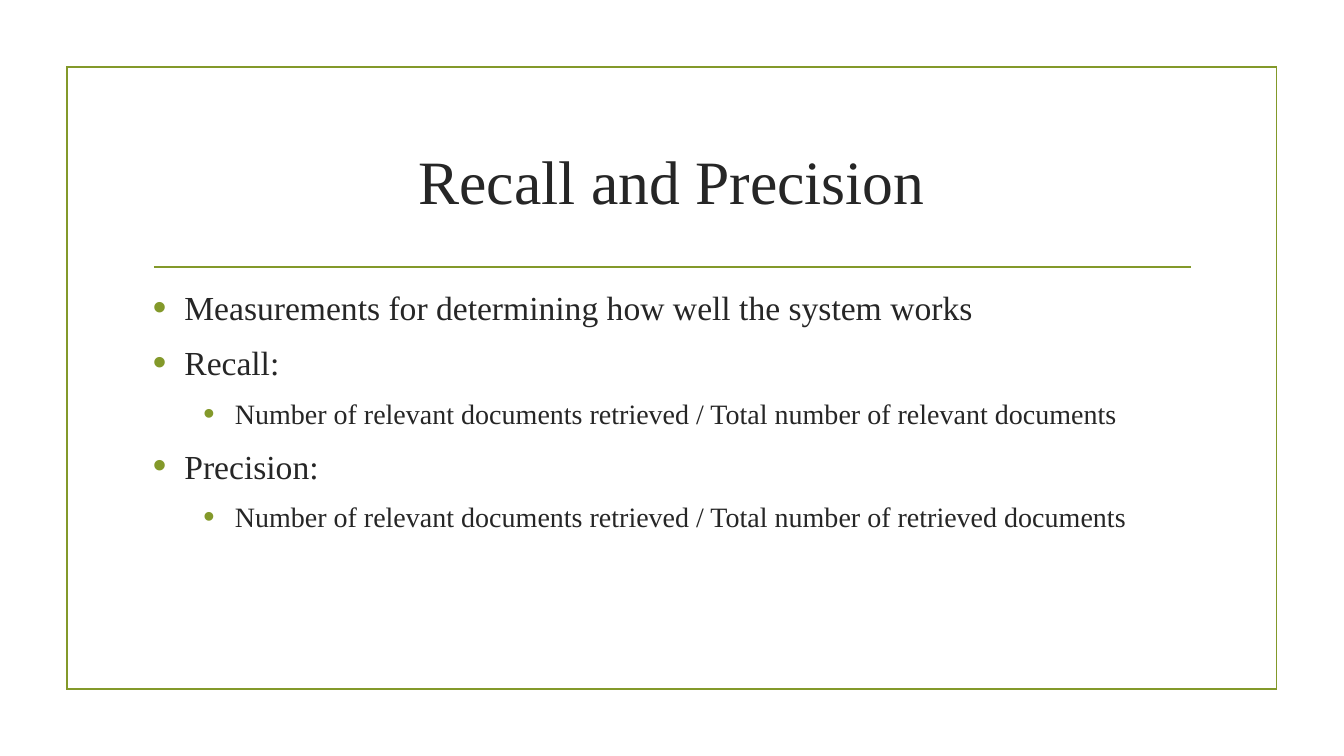
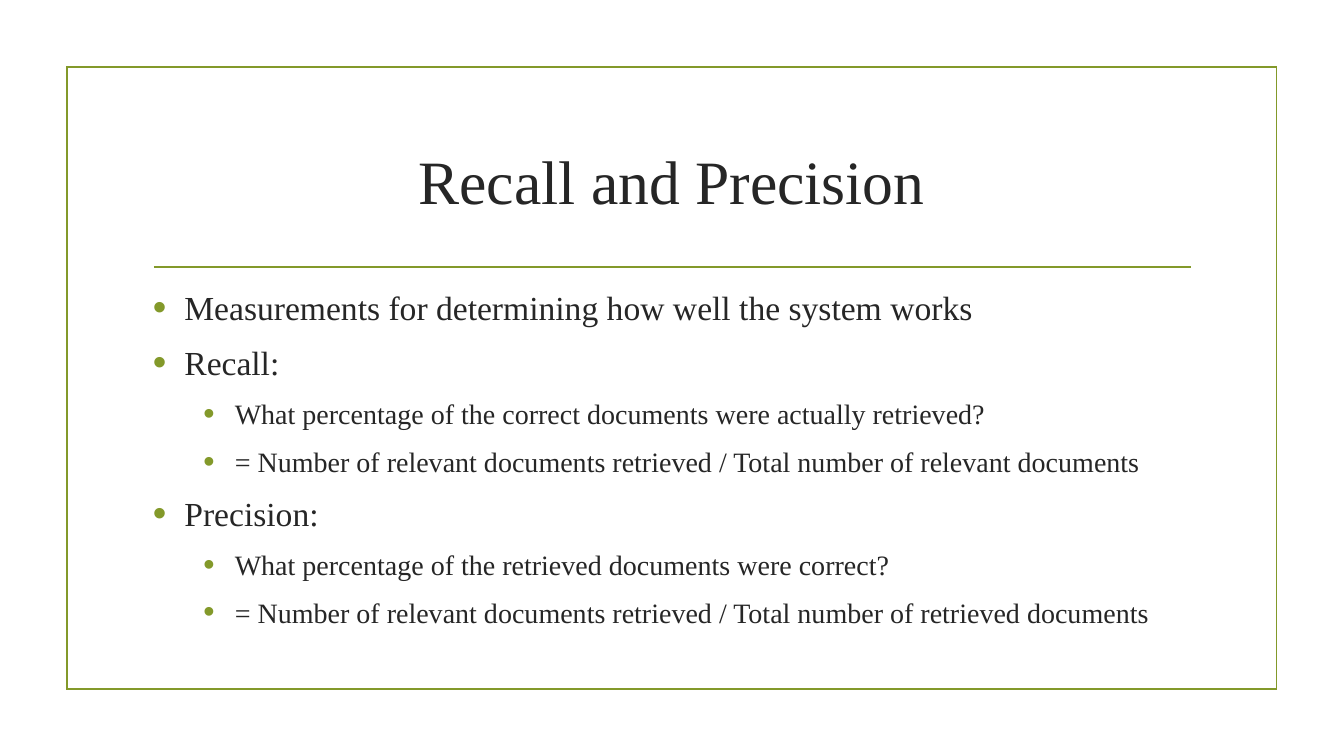
Before and after one commit to alidragon/Capstone2015, a slide deck: slide 4 of Information Retrieval System.pptx (slide 8 before the commit). Drawn at 1344x756 pixels with LibreOffice and Linux fonts; fonts in the diff are those of the drawing; background and template pictures are left out. Boxes give left, top, right and bottom in pixels: in the first picture for what was removed or moved away, otherwise in the second. Text is boxed around its words. In the diff, an @@ line names an element or a change of style, - is before the commit and + after.

```diff
--- a/Information Retrieval System.pptx
+++ b/Information Retrieval System.pptx
@@ text at box(235, 404, 1139, 473): text changed @@
-  • Number of relevant documents retrieved / Total number of relevant documents
+  • What percentage of the correct documents were actually retrieved?
+  • = Number of relevant documents retrieved / Total number of relevant documents
@@ text at box(235, 555, 1148, 624): text changed @@
-  • Number of relevant documents retrieved / Total number of retrieved documents
+  • What percentage of the retrieved documents were correct?
+  • = Number of relevant documents retrieved / Total number of retrieved documents
```
Also in this commit, not shown: 6 other slides changed, 7 slides added, 1 slide removed, 41 other files.
